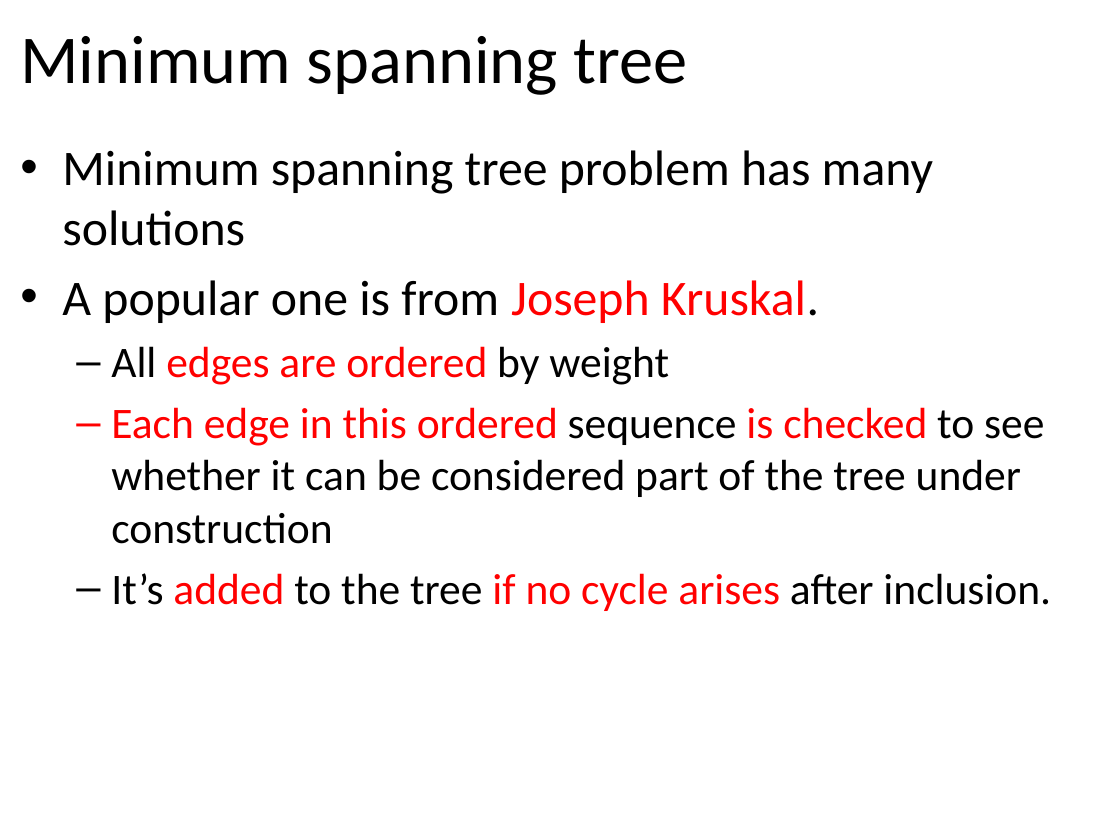
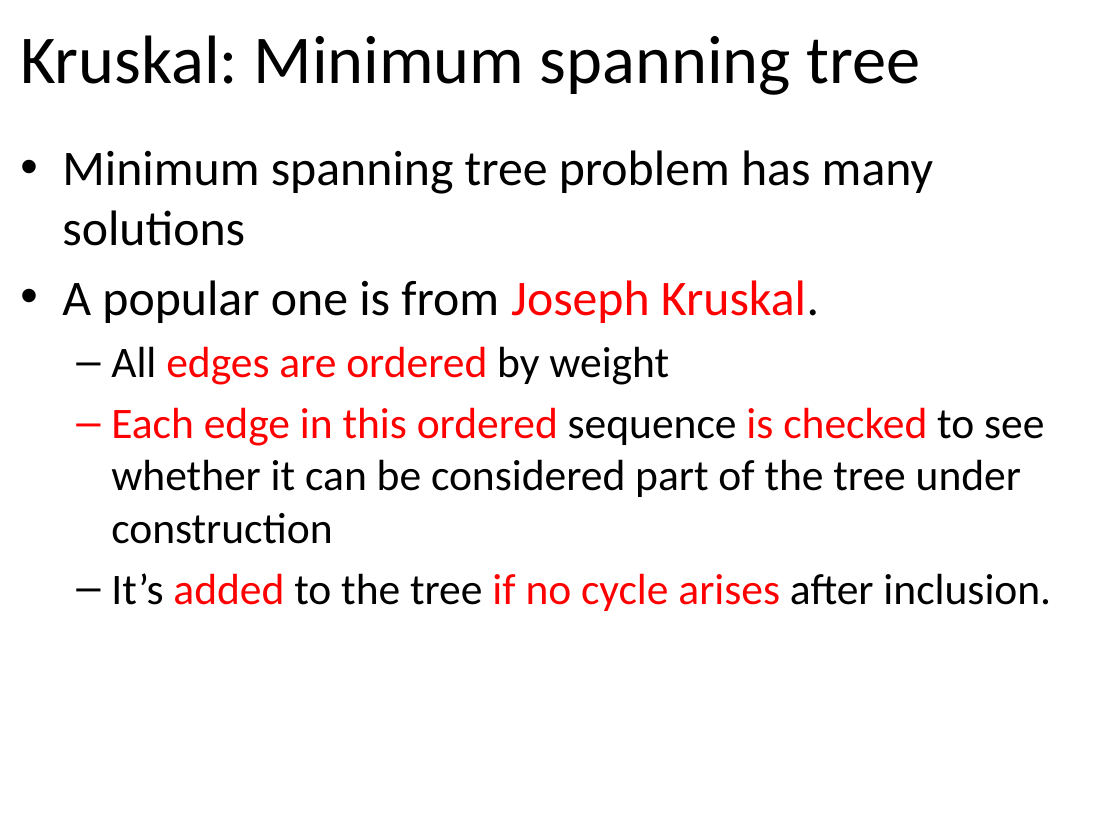
Before and after one commit to tutrunghieu/dsa-2017-java-tutorial, a slide deck: slide 13 of dsa2017-java-online/handouts/data-day07-graph/Lecture 12 - Chapter 08 - Graphs - Part 2.pptx (slide 12 before the commit). Drawn at 1120x840 pixels with LibreOffice and Linux fonts; fonts in the diff are those of the drawing; background and template pictures are left out. Boxes give left, top, right and bottom in pixels: in the first picture for what was removed or moved away, otherwise in the second. Text is boxed around its words. In the diff, an @@ line names an element or a change of style, - is before the commit and + after.

```diff
--- a/dsa2017-java-online/handouts/data-day07-graph/Lecture 12 - Chapter 08 - Graphs - Part 2.pptx
+++ b/dsa2017-java-online/handouts/data-day07-graph/Lecture 12 - Chapter 08 - Graphs - Part 2.pptx
@@ title at <box>20,35,920,95</box>: text changed @@
-Minimum spanning tree
+Kruskal: Minimum spanning tree
```
Also in this commit, not shown: 3 other slides changed, 2 slides added, 6 other files.
